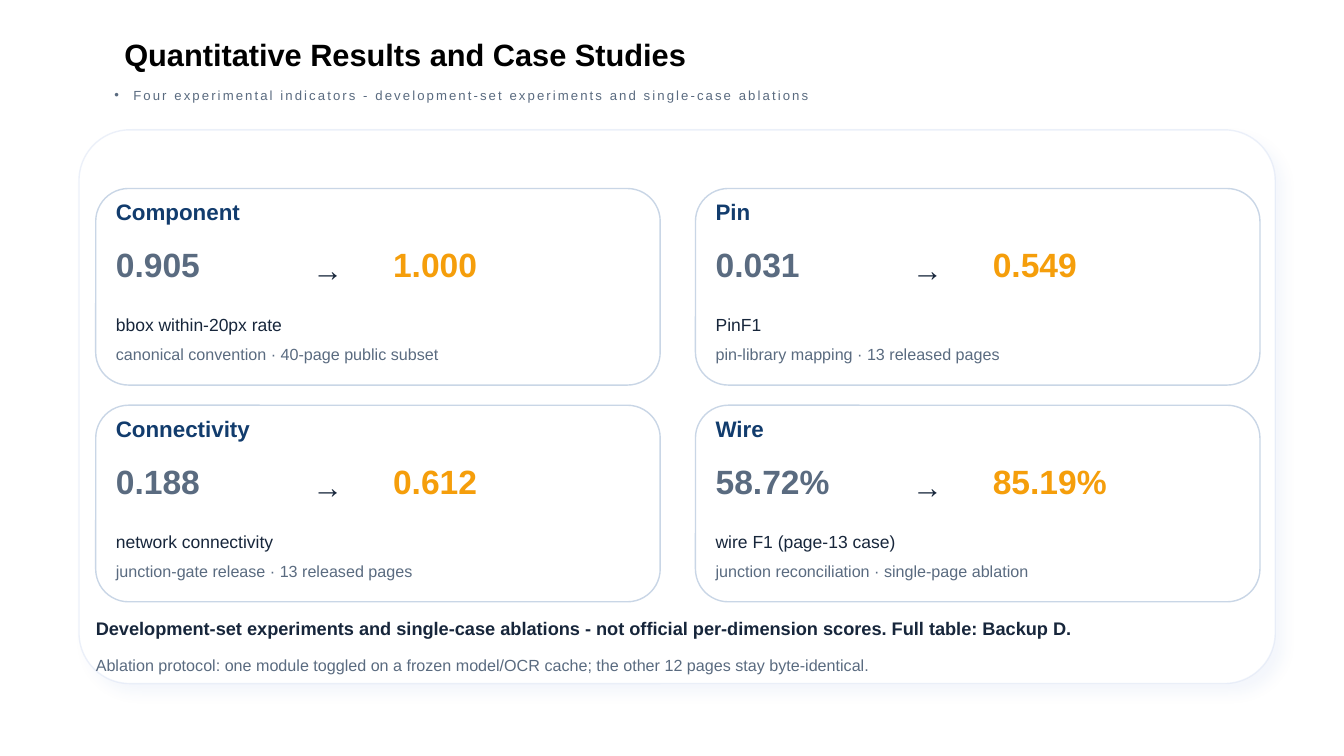
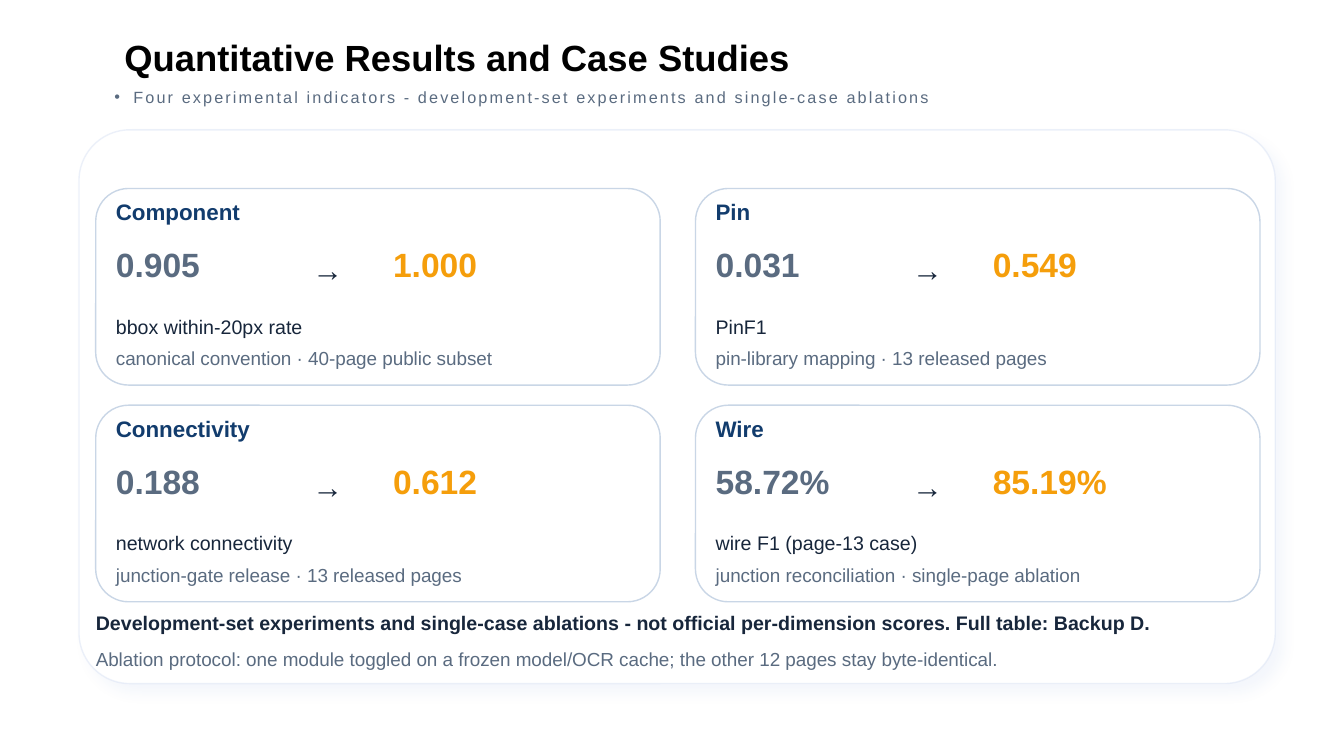
Before and after one commit to zc-cc1/pcb-schematic-parser, a slide deck: slide 10 of docs/eda_final_defense/slides/EDA精英挑战赛_决赛答辩_官方模板版.pptx. Drawn at 1344x756 pixels with LibreOffice and Linux fonts; fonts in the diff are those of the drawing; background and template pictures are left out. Boxes give left, top, right and bottom in pixels: in the first picture for what was removed or moved away, otherwise in the second. Text is boxed around its words. In the diff, an @@ line names an element or a change of style, - is before the commit and + after.

```diff
--- a/docs/eda_final_defense/slides/EDA精英挑战赛_决赛答辩_官方模板版.pptx
+++ b/docs/eda_final_defense/slides/EDA精英挑战赛_决赛答辩_官方模板版.pptx
@@ text "Quantitative Results and Case Studies" at (124,44,789,78): size 22 to 26 pt @@
@@ text "Four experimental indicators - development-set ..." at (133,91,929,107): size 9.4 to 11.6 pt @@
@@ size 12.5 to 14 pt in 4 elements at (116,319,303,338), (716,319,767,334), (116,535,293,554), (716,535,917,554) @@
@@ text "Development-set experiments and single-case ablations ..." at (96,615,1150,634): size 13 to 14 pt @@
@@ size 11.5 to 13.5 pt in 5 elements at (116,568,462,586), (716,568,1080,586), (116,351,492,369), (716,351,1047,369), (96,652,998,670) @@
@@ text "Ablation protocol: one module toggled ...": place and size @@
-text "Ablation protocol: one module toggled ..." at (96,659,868,675)
+text "Ablation protocol: one module toggled ..." at (96,652,998,670)
```
Also in this commit, not shown: 14 other slides changed, 37 other files.
